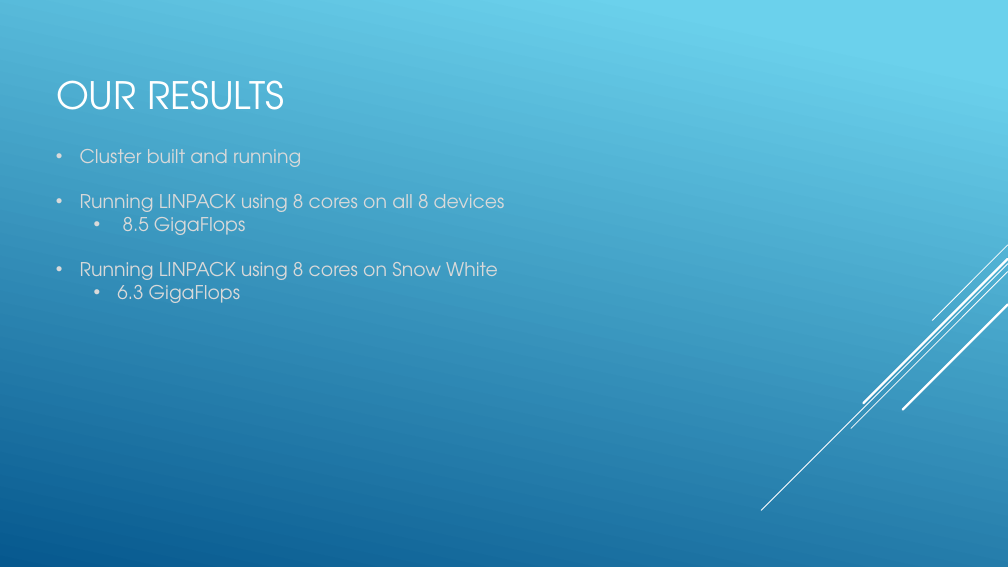
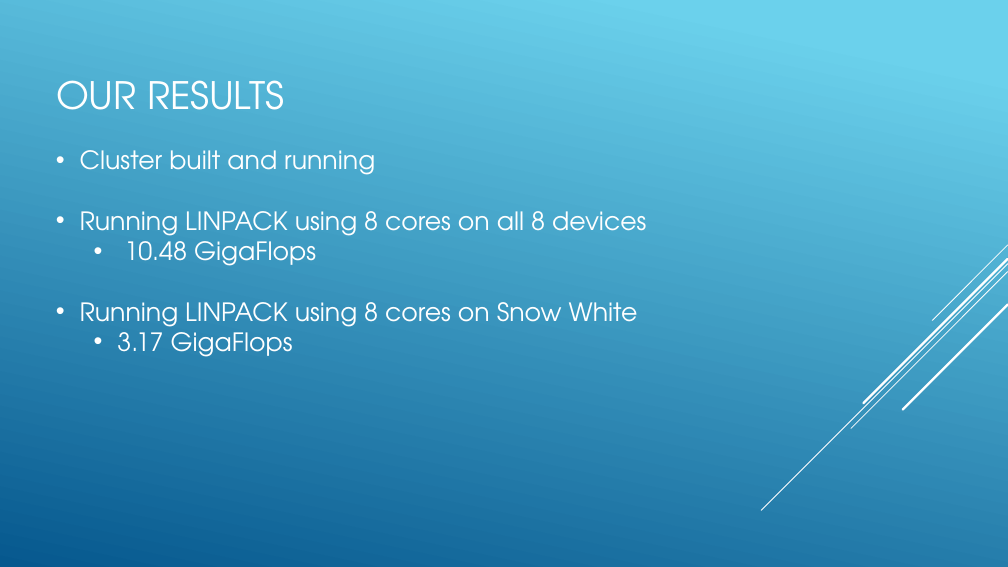
Before and after one commit to SDSMT-CSC464-F15/arm, a slide deck: slide 10 of Documents/ClientPresent2.pptx. Drawn at 1008x567 pixels with LibreOffice and Linux fonts; fonts in the diff are those of the drawing. Boxes give left, top, right and bottom in pixels: in the first picture for what was removed or moved away, otherwise in the second. Text is boxed around its words. In the diff, an @@ line names an element or a change of style, - is before the commit and + after.

Commit message:
Final changes

```diff
--- a/Documents/ClientPresent2.pptx
+++ b/Documents/ClientPresent2.pptx
@@ text at (80,150,647,327): size 18 to 24 pt, text colour #D9D9D9 to #FFFFFF in "Cluster built and running", "Running LINPACK using 8 cores on all ...", "Running LINPACK using 8 cores on Snow ..." @@
@@ text at (124,234,316,266): text changed; size 18 to 24 pt; text colour #D9D9D9 to #FFFFFF @@
-  • 8.5 GigaFlops
+  • 10.48 GigaFlops
@@ text at (117,325,293,357): text changed; size 18 to 24 pt; text colour #D9D9D9 to #FFFFFF @@
-  • 6.3 GigaFlops
+  • 3.17 GigaFlops
```
Also in this commit, not shown: 12 other slides changed, 1 slide added.
